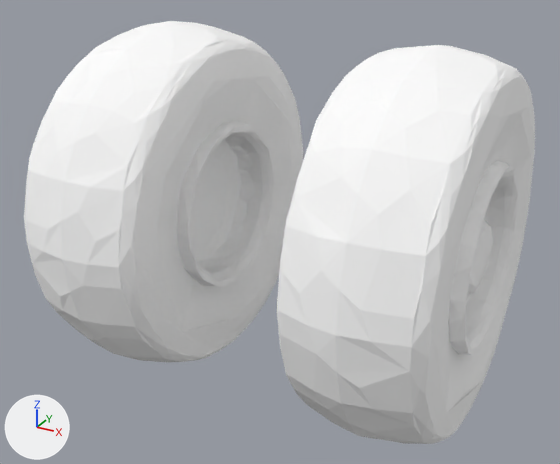
A saved change to the OBJ model data/models/erj195_tire_l.obj.
Both versions are drawn from a camera (50 mm lens) standing at (-1.697, -2.187, -1.287) and looking at (-2.544, -0.648, -2.056). The axes (+X, +Y, +Z) are drawn at lower left. The lights are the same throughout. The older version comes first. Where no turn or scale is listed for an object, it has been applied to the vertices.

Objects in the first picture: 'erj195_tire_l'.
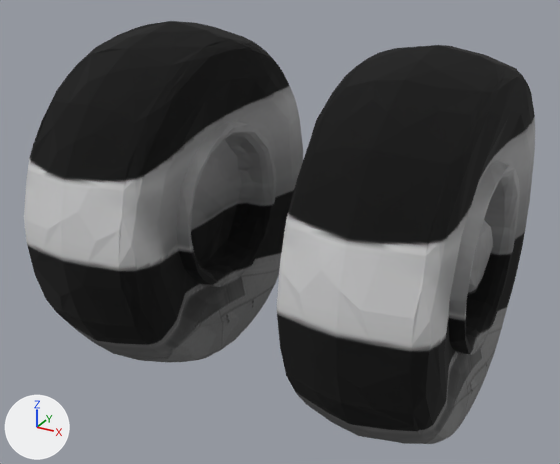
Pixel boxes (x1, y1, x2, y2) of what changed, in the pictures (560 x 464 px):
'erj195_tire_l', recoloured (white to grey): (24, 21, 535, 444) in both

What changed in the scene script:
```text
Add img_erj_wing_png:
    img_erj_wing_png = load_image('ERJ-wing.png', 'ERJ-wing.png', 1024, 1024, 'sRGB')
Add mat_mat1_erj_wing:
    mat_mat1_erj_wing = principled_material('mat1_ERJ-wing')
    mat_mat1_erj_wing.texture = img_erj_wing_png
    mat_mat1_erj_wing.roughness = 1.0
Change me_erj195_tire_l:
    where me_erj195_tire_l.from_pydata(...)  # 1730 vertices, 3356 faces; spans x -3.025..-2.025, y -1.072..-0.172, z -2.474..-1.574
    remove me_erj195_tire_l.materials.append(mat_mat1)  # white #ffffff
    add me_erj195_tire_l.materials.append(mat_mat1_erj_wing)  # picture img_erj_wing_png
```
